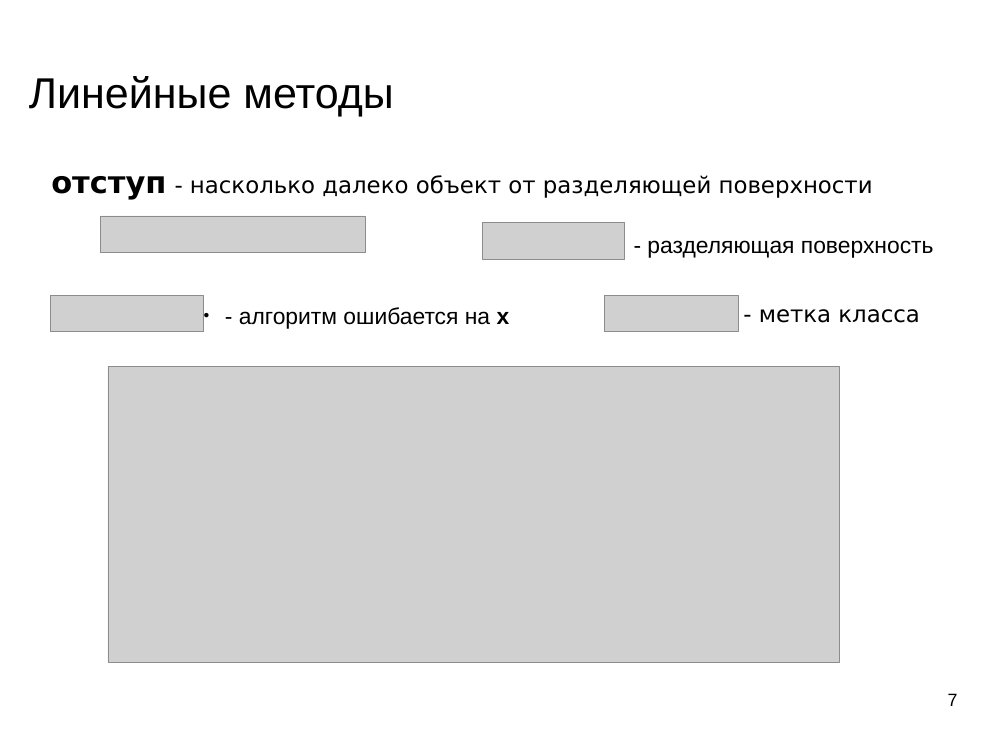
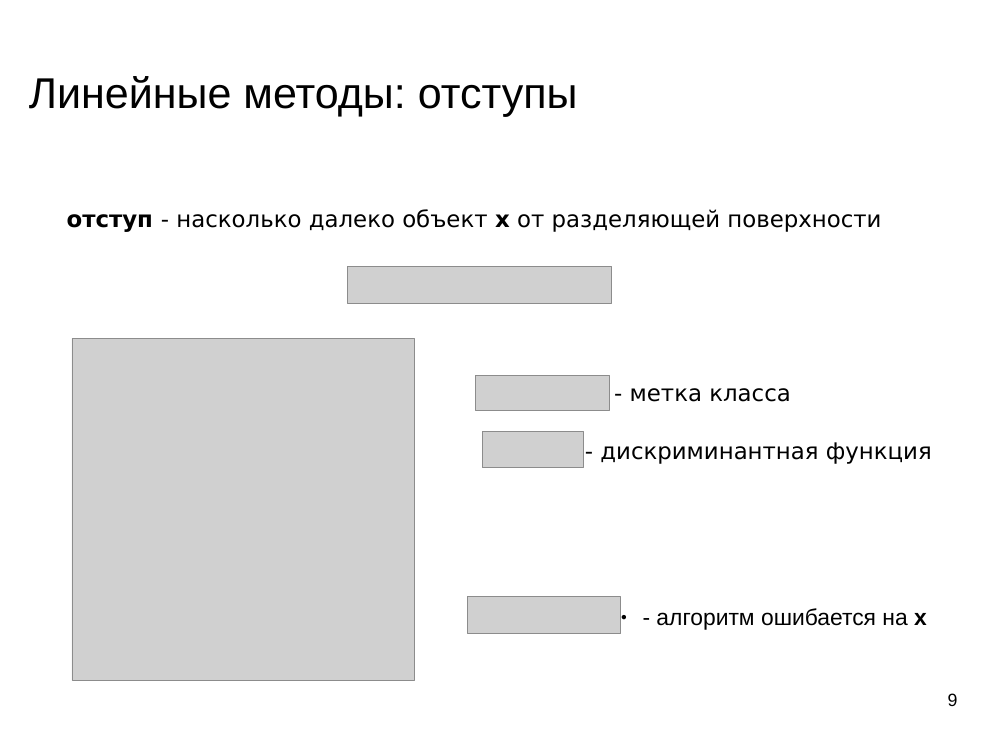
Before and after one commit to mechanoid5/ml_lectorium_legacy, a slide deck: slide 9 of 09-linear.odp (slide 7 before the commit). Drawn at 1008x756 pixels with LibreOffice and Linux fonts; fonts in the diff are those of the drawing; grey boxes stand for pictures; background and template pictures are left out. Boxes give left, top, right and bottom in pixels: in the first picture for what was removed or moved away, otherwise in the second. Text is boxed around its words. In the diff, an @@ line names an element or a change of style, - is before the commit and + after.

```diff
--- a/09-linear.odp
+++ b/09-linear.odp
@@ title at [29, 76, 578, 116]: text changed @@
-Линейные методы
+Линейные методы: отступы
@@ text at [67, 209, 881, 232]: text changed @@
-отступ - насколько далеко объект от разделяющей поверхности
+отступ - насколько далеко объект х от разделяющей поверхности
@@ picture: place and size @@
-picture at [483, 222, 625, 259]
+picture at [348, 266, 612, 303]
@@ subtitle removed at [647, 240, 934, 258] @@
-- разделяющая поверхность
@@ picture: place and size @@
-picture at [101, 216, 365, 252]
+picture at [72, 338, 414, 681]
@@ picture: place and size @@
-picture at [605, 296, 738, 332]
+picture at [476, 375, 609, 411]
@@ text "- метка класса": place and size @@
-text "- метка класса" at [759, 309, 919, 323]
+text "- метка класса" at [630, 388, 790, 402]
@@ picture: place and size @@
-picture at [108, 366, 840, 662]
+picture at [483, 432, 584, 468]
@@ text added at [600, 442, 932, 464], 18 pt, text #000000 @@
+- дискриминантная функция
@@ picture: place and size @@
-picture at [50, 295, 203, 332]
+picture at [468, 597, 621, 634]
@@ text "- алгоритм ошибается на х": place and size @@
-text "- алгоритм ошибается на х" at [239, 307, 510, 329]
+text "- алгоритм ошибается на х" at [656, 608, 927, 630]
@@ page number at [948, 693, 958, 706]: text changed @@
-7
+9
```
Also in this commit, not shown: 16 other slides changed, 9 slides added, 1 slide removed, 1 other file.
